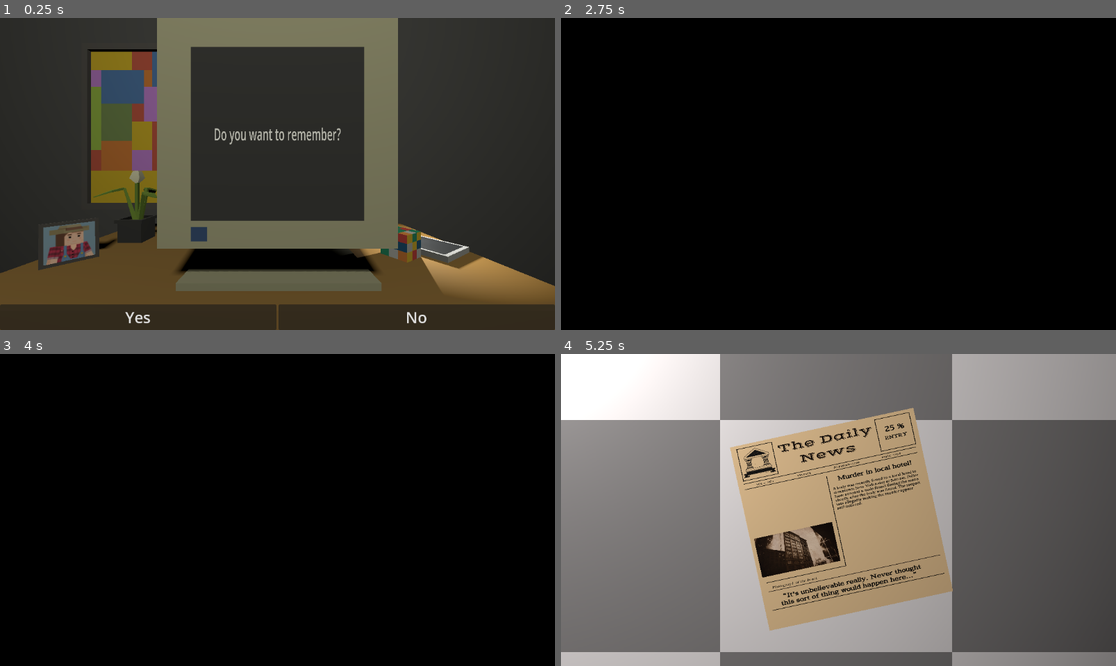
Above: before the commit, frames 1-4 (two rows, left to right).
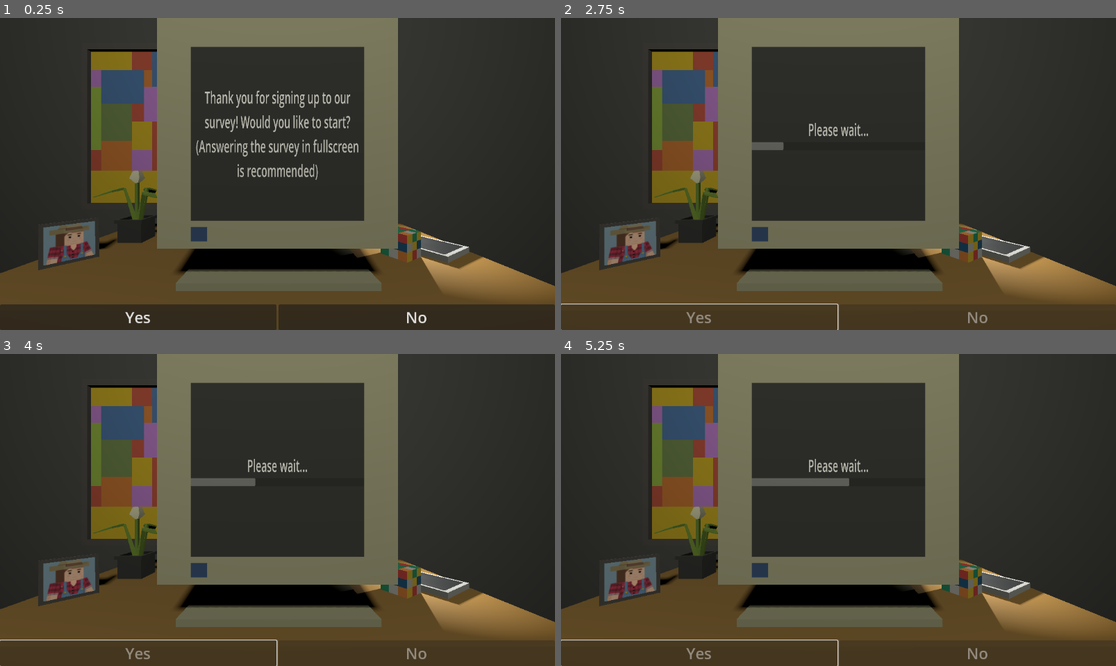
Above: after the commit, the same moments.

Repository: 69ShadesOfPeanut/Practice-Jam-3
Game: Godot game, scene res://Scenes/office.tscn
Same seed, same stepped clock (60 frames per second), same inputs: the game is played once before the commit and once after it.
Inputs:
- Up to frame 1 (0.25 s): no input
- Up to frame 2 (2.75 s): click "Yes" at 0.5 s; tap Enter at 1.25 s; tap Space at 2 s
- Up to frame 3 (4 s): tap Enter at 3.5 s
- Up to frame 4 (5.25 s): tap Space at 4.25 s; tap Enter at 5 s

The runs differ from the first frame. In frame 1, 2.1% of the frame differs, in the area x 35-65%, y 23-52%; in frame 2, 98%, in the area x 0-100%, y 0-100%; in frame 3, 98%; in frame 4, 95%.

Commit message:
Update office.tscn

Diff:
--- a/Scenes/office.tscn
+++ b/Scenes/office.tscn
@@ -168,7 +168,6 @@
 grow_horizontal = 2
 grow_vertical = 0
 script = ExtResource("7_u6eov")
-CurrentQuestion = 29
 ButtonClickSound = ExtResource("9_a0b7e")
 KnockingSound = ExtResource("10_ilr6g")
 SwitchOff = ExtResource("11_24fp6")
